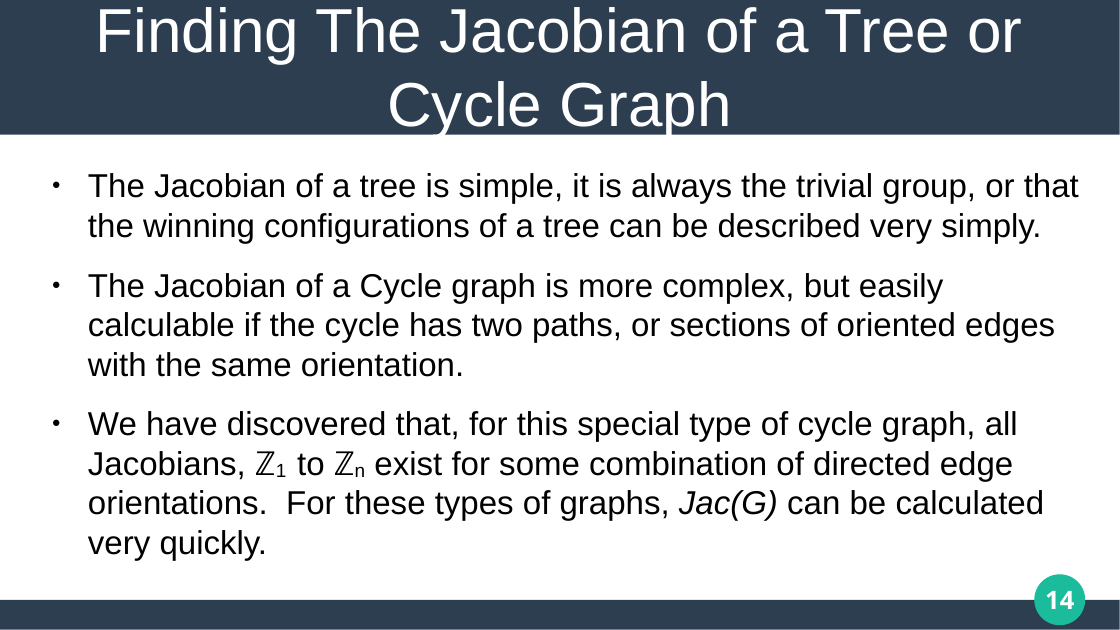
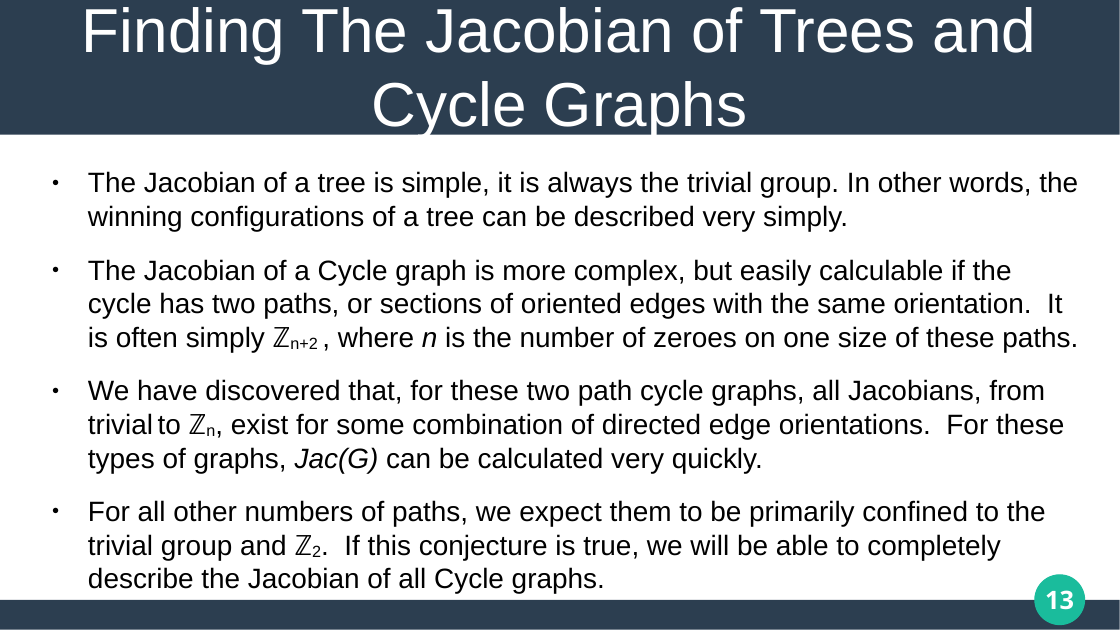
Before and after one commit to matthew-pisano/ChipFiring, a slide deck: slide 13 of Docs/SUREPresentation.pptx (slide 14 before the commit). Drawn at 1120x630 pixels with LibreOffice and Linux fonts; fonts in the diff are those of the drawing. Boxes give left, top, right and bottom in pixels: in the first picture for what was removed or moved away, otherwise in the second. Text is boxed around its words. In the diff, an @@ line names an element or a change of style, - is before the commit and + after.

```diff
--- a/Docs/SUREPresentation.pptx
+++ b/Docs/SUREPresentation.pptx
@@ title at bbox=[82, 7, 1037, 138]: text changed @@
-Finding The Jacobian of a Tree or Cycle Graph
+Finding The Jacobian of Trees and Cycle Graphs
@@ text at bbox=[88, 171, 1078, 594]: text changed; size 23.4 to 19.8 pt @@
-● The Jacobian of a tree is simple, it is always the trivial group, or that the winning configurations of a tree can be described very simply.
-● The Jacobian of a Cycle graph is more complex, but easily calculable if the cycle has two paths, or sections of oriented edges with the same orientation.
-● We have discovered that, for this special type of cycle graph, all Jacobians, ℤ1 to ℤn exist for some combination of directed edge orientations. For these types of graphs, Jac(G) can be calculated very quickly.
+● The Jacobian of a tree is simple, it is always the trivial group. In other words, the winning configurations of a tree can be described very simply.
+● The Jacobian of a Cycle graph is more complex, but easily calculable if the cycle has two paths, or sections of oriented edges with the same orientation. It is often simply ℤn+2 , where n is the number of zeroes on one size of these paths.
+● We have discovered that, for these two path cycle graphs, all Jacobians, from trivial to ℤn, exist for some combination of directed edge orientations. For these types of graphs, Jac(G) can be calculated very quickly.
+● For all other numbers of paths, we expect them to be primarily confined to the trivial group and ℤ2. If this conjecture is true, we will be able to completely describe the Jacobian of all Cycle graphs.
@@ page number at bbox=[1045, 590, 1074, 610]: text changed @@
-14
+13
```
Also in this commit, not shown: 13 other slides changed, 5 other files.
